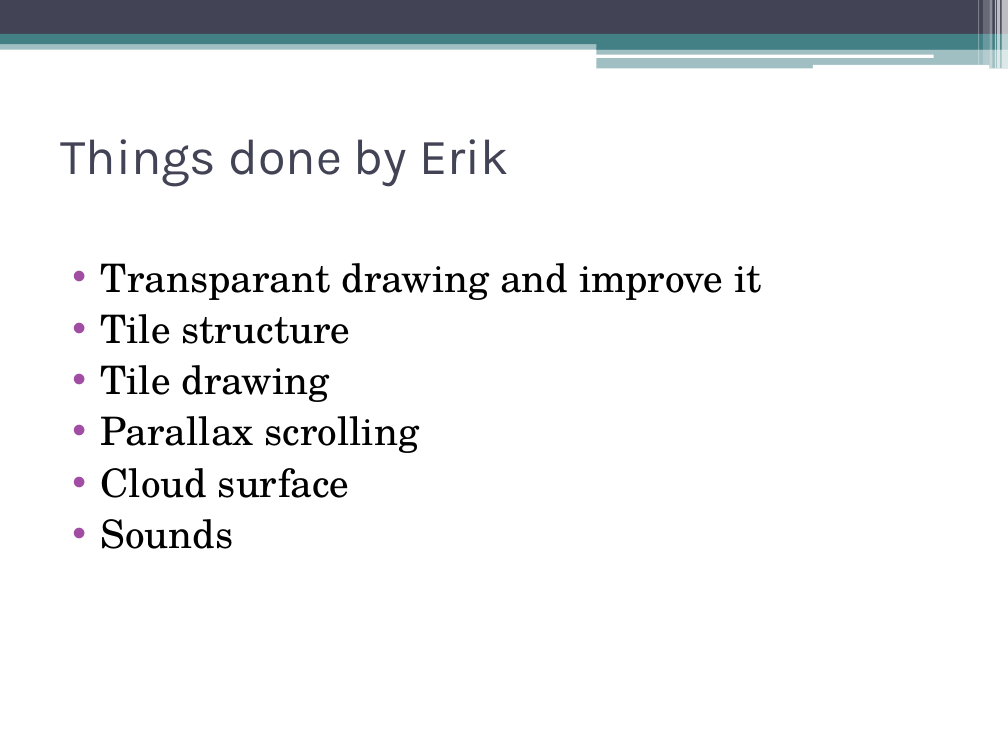
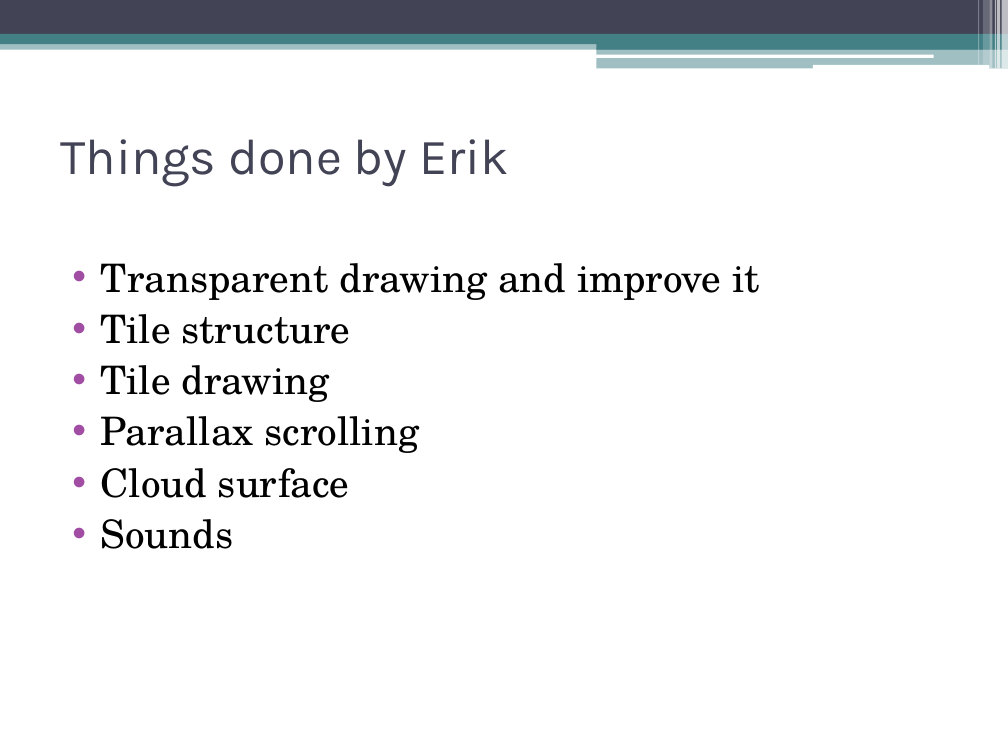
Before and after one commit to IAmWaseem/windespacman, a slide deck: slide 11 of Group 3 – Presentation.ppt. Drawn at 1008x756 pixels with LibreOffice and Linux fonts; fonts in the diff are those of the drawing. Boxes give left, top, right and bottom in pixels: in the first picture for what was removed or moved away, otherwise in the second. Text is boxed around its words. In the diff, an @@ line names an element or a change of style, - is before the commit and + after.

```diff
--- a/Group 3 – Presentation.ppt
+++ b/Group 3 – Presentation.ppt
@@ text at [101,263,760,300]: text changed @@
-• Transparant drawing and improve it
+• Transparent drawing and improve it
```
